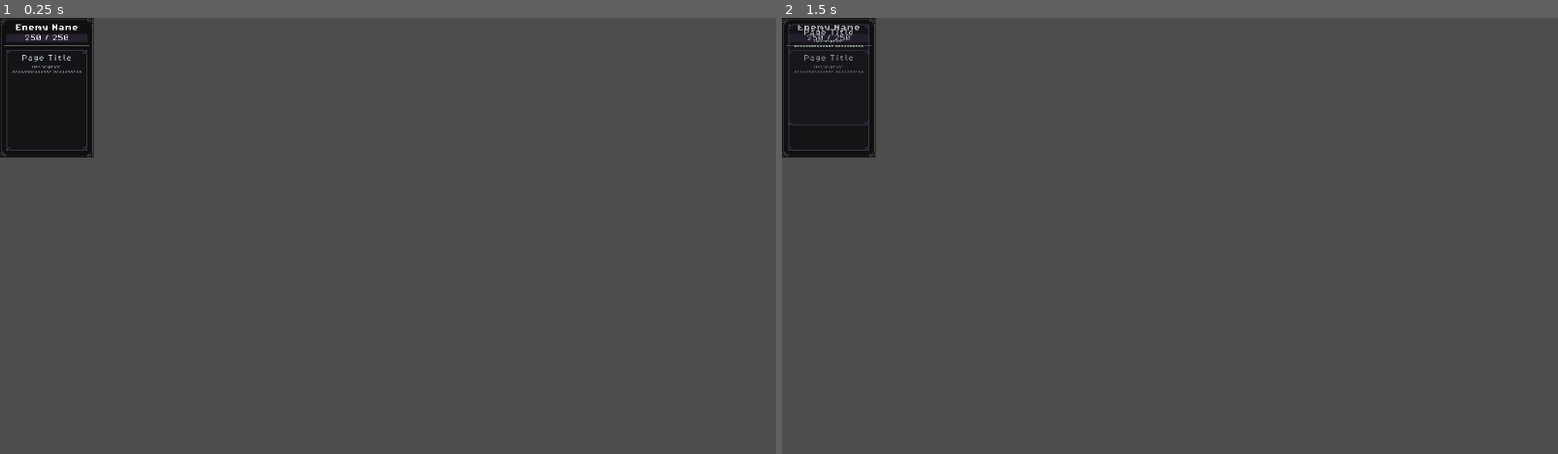
Above: before the commit, frames 1-2 (left to right).
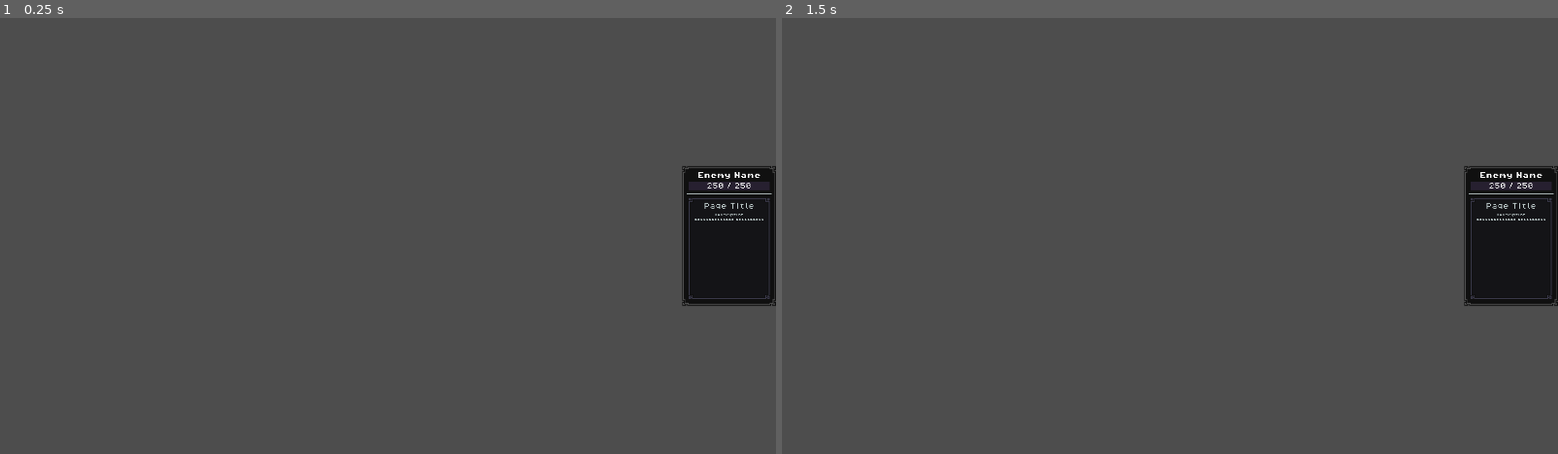
Above: after the commit, the same moments.

Repository: Jelmerrr/Grimoire
Game: Godot game, scene res://Scenes/UI/EnemyTooltipUI.tscn
Same seed, same stepped clock (60 frames per second), same inputs: the game is played once before the commit and once after it. This scene is started directly instead of the project's main scene.
Inputs (mouse positions are in pixels of both pictures, inside the frame that each line leads up to):
- Up to frame 1 (0.25 s): no input
- Up to frame 2 (1.5 s): tap Enter at 0.5 s; drag from (828, 100) to (1247, 140) at 0.52 s; tap Space at 1.25 s; drag from (1014, 257) to (1131, 323) at 1.27 s

The runs differ from the first frame. In frame 1, 7.4% of the frame differs, in the area x 0-100%, y 0-66%; in frame 2, 7.4%.
Error before the commit: Invalid access to property or key 'global_position' on a base object of type 'Window'. (res://Scripts/Controllers/PagesContainerUIController.gd:39)

Commit message:
Enemy tooltip enhancements

Diff:
--- a/Scenes/UI/EnemyTooltipUI.tscn
+++ b/Scenes/UI/EnemyTooltipUI.tscn
@@ -18,8 +18,16 @@
 grow_end = 5.0
 
 [node name="EnemyTooltipContainer" type="PanelContainer"]
-offset_right = 40.0
-offset_bottom = 40.0
+anchors_preset = 6
+anchor_left = 1.0
+anchor_top = 0.5
+anchor_right = 1.0
+anchor_bottom = 0.5
+offset_left = -232.0
+offset_top = -173.0
+offset_bottom = 173.0
+grow_horizontal = 0
+grow_vertical = 2
 theme = ExtResource("1_r8dxi")
 script = ExtResource("2_eu5os")
 
--- a/Scripts/Controllers/EnemyTooltipUIController.gd
+++ b/Scripts/Controllers/EnemyTooltipUIController.gd
@@ -5,9 +5,11 @@
 @onready var hp_bar_label: RichTextLabel = $VBoxContainer/HpBar/HpBarLabel
 @onready var enemy_name_label: RichTextLabel = $VBoxContainer/EnemyNameLabel
 
+@onready var page_container: Control = $VBoxContainer/PageContainer
+
 # Called when the node enters the scene tree for the first time.
 func _ready() -> void:
-	pass
+	page_container.interactable = false
 
 
 func update_details(currentHealth: int, enemyResource: BaseEnemyResource) -> void:
--- a/Scripts/Controllers/PagesContainerUIController.gd
+++ b/Scripts/Controllers/PagesContainerUIController.gd
@@ -4,6 +4,8 @@
 var dragging_panel = null
 var drag_offset = 0.0
 var threshold = 200
+
+var interactable = true
 
 @onready var page_title: RichTextLabel = $"CanvasGroup/PanelContainer/MarginContainer/VBoxContainer/Page title"
 @onready var page_description: RichTextLabel = $"CanvasGroup/PanelContainer/MarginContainer/VBoxContainer/Page description"
@@ -28,7 +30,7 @@
 		page_description.text = pageResource.UI_DescriptionString
 
 func _on_gui_input(event: InputEvent) -> void:
-	if !UtilsGlobalVariables.inCombat:
+	if !UtilsGlobalVariables.inCombat && interactable:
 		if event.is_action_pressed("click"):
 			#Create a temporary node that can move freely.
 			dragging_node = self.duplicate()
